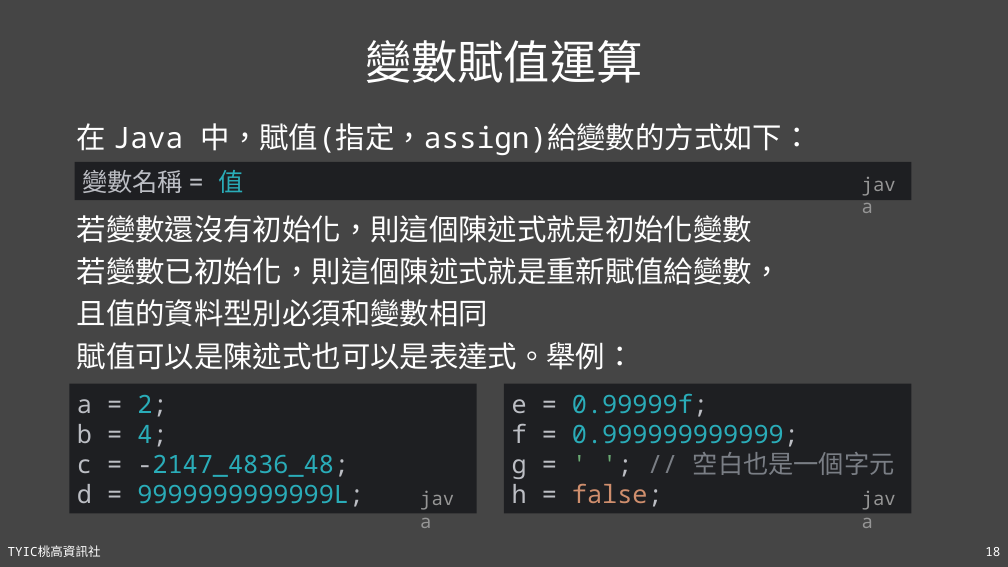
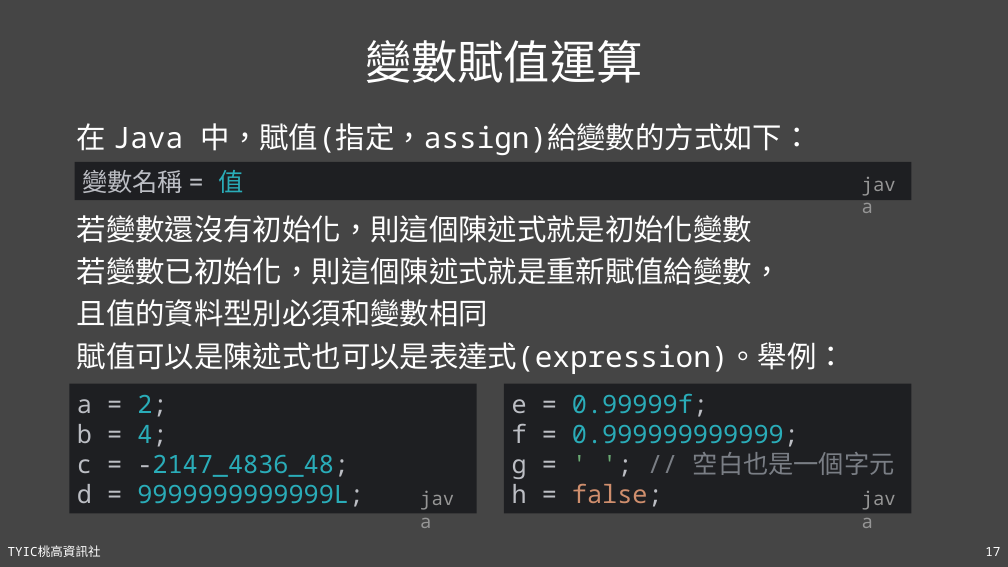
Before and after one commit to TYSHIC/slides, a slide deck: slide 17 of powerpoint/04_初探Java.pptx (slide 18 before the commit). Drawn at 1008x567 pixels with LibreOffice and Linux fonts; fonts in the diff are those of the drawing. Boxes give left, top, right and bottom in pixels: in the first picture for what was removed or moved away, otherwise in the second. Text is boxed around its words. In the diff, an @@ line names an element or a change of style, - is before the commit and + after.

```diff
--- a/powerpoint/04_初探Java.pptx
+++ b/powerpoint/04_初探Java.pptx
@@ text at [77, 342, 846, 374]: text changed @@
-賦值可以是陳述式也可以是表達式。舉例：
+賦值可以是陳述式也可以是表達式(expression)。舉例：
@@ page number at [985, 547, 1000, 556]: text changed @@
-18
+17
```
Also in this commit, not shown: 6 other slides changed, 4 slides added, 4 other files.
